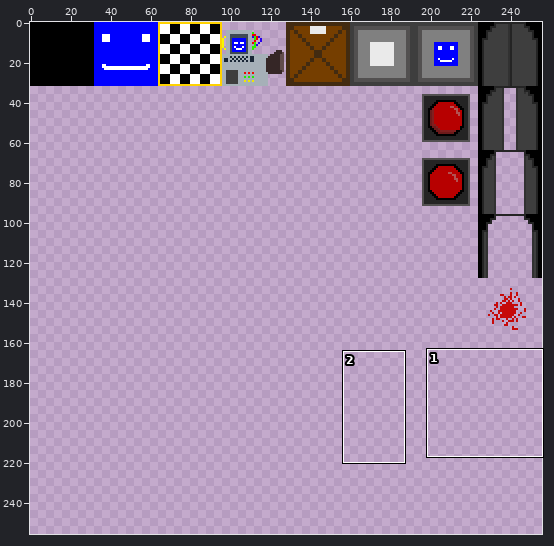
File history of a sprite sheet, assets/tileMap.png. The picture above shows the old version from afar; the outline marks the close-up.
Close-up. Old version:
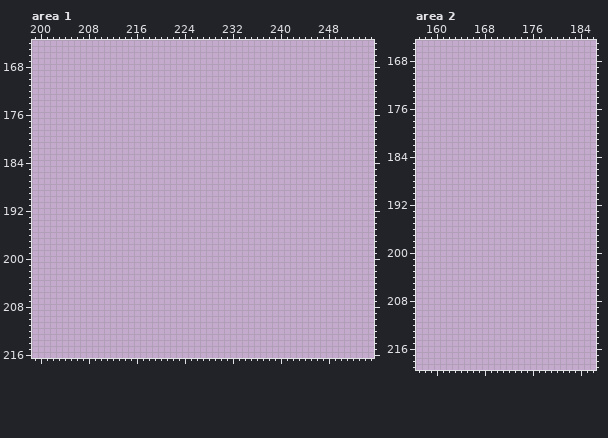
The file is 256x256 pixels. Colours within 5 levels of each other are drawn and written as one. Shown: area 1: x 199..255, y 164..216; area 2: x 157..186, y 165..219. The commit also changed other parts of the picture, which this record leaves out.
Now the later version:
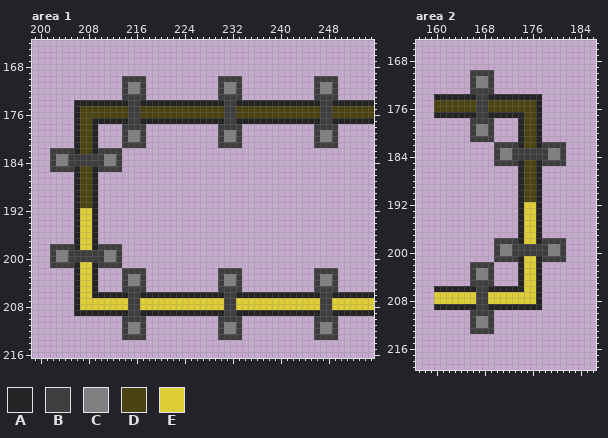
Palette (. is transparent): A #242424  B #3e3e3e  C #808080  D #4b4412  E #dfcd37
What changed:
Changed rows in their new state; - is an unchanged pixel.
Area 1:
first column x 202:
170 ------------BBBB------------BBBB------------BBBB------
171 ------------BCCB------------BCCB------------BCCB------
172 ------------BCCB------------BCCB------------BCCB------
173 ------------BBBB------------BBBB------------BBBB------
174 ----AAAAAAAAABBAAAAAAAAAAAAAABBAAAAAAAAAAAAAABBAAAAAAA
175 ----ADDDDDDDDBBDDDDDDDDDDDDDDBBDDDDDDDDDDDDDDBBDDDDDDD
176 ----ADDDDDDDDBBDDDDDDDDDDDDDDBBDDDDDDDDDDDDDDBBDDDDDDD
177 ----ADDAAAAAABBAAAAAAAAAAAAAABBAAAAAAAAAAAAAABBAAAAAAA
178 ----ADDA----BBBB------------BBBB------------BBBB------
179 ----ADDA----BCCB------------BCCB------------BCCB------
180 ----ADDA----BCCB------------BCCB------------BCCB------
181 ----ADDA----BBBB------------BBBB------------BBBB------
182 BBBBADDABBBB------------------------------------------
183 BCCBBBBBBCCB------------------------------------------
184 BCCBBBBBBCCB------------------------------------------
185 BBBBADDABBBB------------------------------------------
186 ----ADDA----------------------------------------------
187 ----ADDA----------------------------------------------
188 ----ADDA----------------------------------------------
189 ----ADDA----------------------------------------------
190 ----ADDA----------------------------------------------
191 ----ADDA----------------------------------------------
192 ----AEEA----------------------------------------------
193 ----AEEA----------------------------------------------
194 ----AEEA----------------------------------------------
195 ----AEEA----------------------------------------------
196 ----AEEA----------------------------------------------
197 ----AEEA----------------------------------------------
198 BBBBAEEABBBB------------------------------------------
199 BCCBBBBBBCCB------------------------------------------
200 BCCBBBBBBCCB------------------------------------------
201 BBBBAEEABBBB------------------------------------------
202 ----AEEA----BBBB------------BBBB------------BBBB------
203 ----AEEA----BCCB------------BCCB------------BCCB------
204 ----AEEA----BCCB------------BCCB------------BCCB------
205 ----AEEA----BBBB------------BBBB------------BBBB------
206 ----AEEAAAAAABBAAAAAAAAAAAAAABBAAAAAAAAAAAAAABBAAAAAAA
207 ----AEEEEEEEEBBEEEEEEEEEEEEEEBBEEEEEEEEEEEEEEBBEEEEEEE
208 ----AEEEEEEEEBBEEEEEEEEEEEEEEBBEEEEEEEEEEEEEEBBEEEEEEE
209 ----AAAAAAAAABBAAAAAAAAAAAAAABBAAAAAAAAAAAAAABBAAAAAAA
210 ------------BBBB------------BBBB------------BBBB------
211 ------------BCCB------------BCCB------------BCCB------
212 ------------BCCB------------BCCB------------BCCB------
213 ------------BBBB------------BBBB------------BBBB------
Area 2:
first column x 160:
170 ------BBBB------------
171 ------BCCB------------
172 ------BCCB------------
173 ------BBBB------------
174 AAAAAAABBAAAAAAAAA----
175 DDDDDDDBBDDDDDDDDA----
176 DDDDDDDBBDDDDDDDDA----
177 AAAAAAABBAAAAAADDA----
178 ------BBBB----ADDA----
179 ------BCCB----ADDA----
180 ------BCCB----ADDA----
181 ------BBBB----ADDA----
182 ----------BBBBADDABBBB
183 ----------BCCBBBBBBCCB
184 ----------BCCBBBBBBCCB
185 ----------BBBBADDABBBB
186 --------------ADDA----
187 --------------ADDA----
188 --------------ADDA----
189 --------------ADDA----
190 --------------ADDA----
191 --------------ADDA----
192 --------------AEEA----
193 --------------AEEA----
194 --------------AEEA----
195 --------------AEEA----
196 --------------AEEA----
197 --------------AEEA----
198 ----------BBBBAEEABBBB
199 ----------BCCBBBBBBCCB
200 ----------BCCBBBBBBCCB
201 ----------BBBBAEEABBBB
202 ------BBBB----AEEA----
203 ------BCCB----AEEA----
204 ------BCCB----AEEA----
205 ------BBBB----AEEA----
206 AAAAAAABBAAAAAAEEA----
207 EEEEEEEBBEEEEEEEEA----
208 EEEEEEEBBEEEEEEEEA----
209 AAAAAAABBAAAAAAAAA----
210 ------BBBB------------
211 ------BCCB------------
212 ------BCCB------------
213 ------BBBB------------
